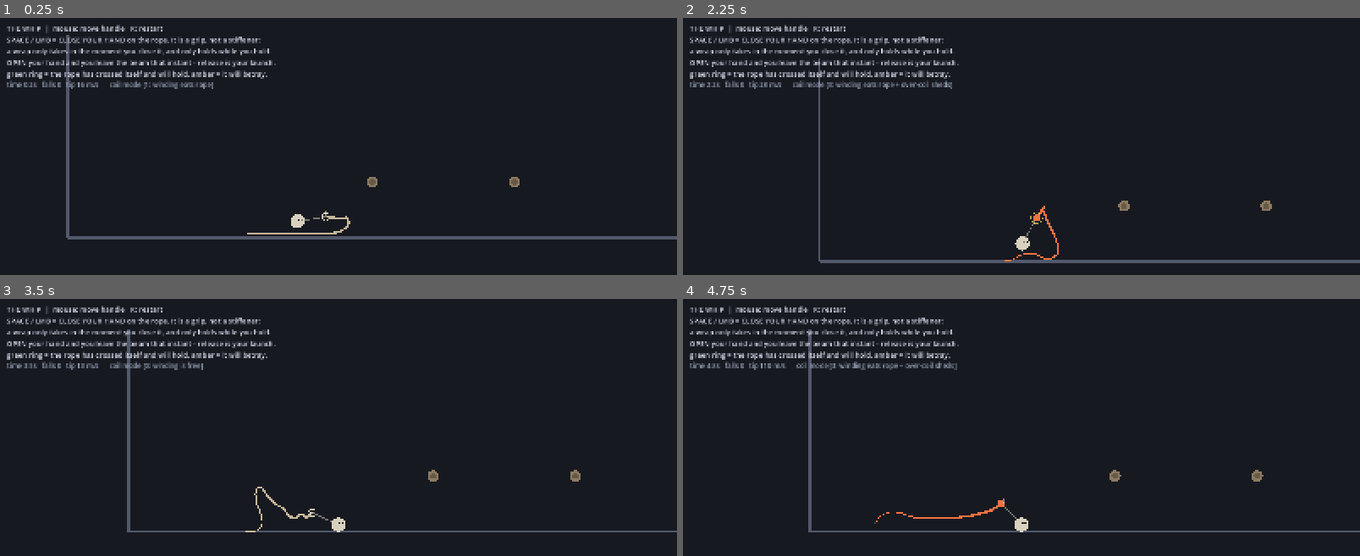
Above: before the commit, frames 1-4 (two rows, left to right).
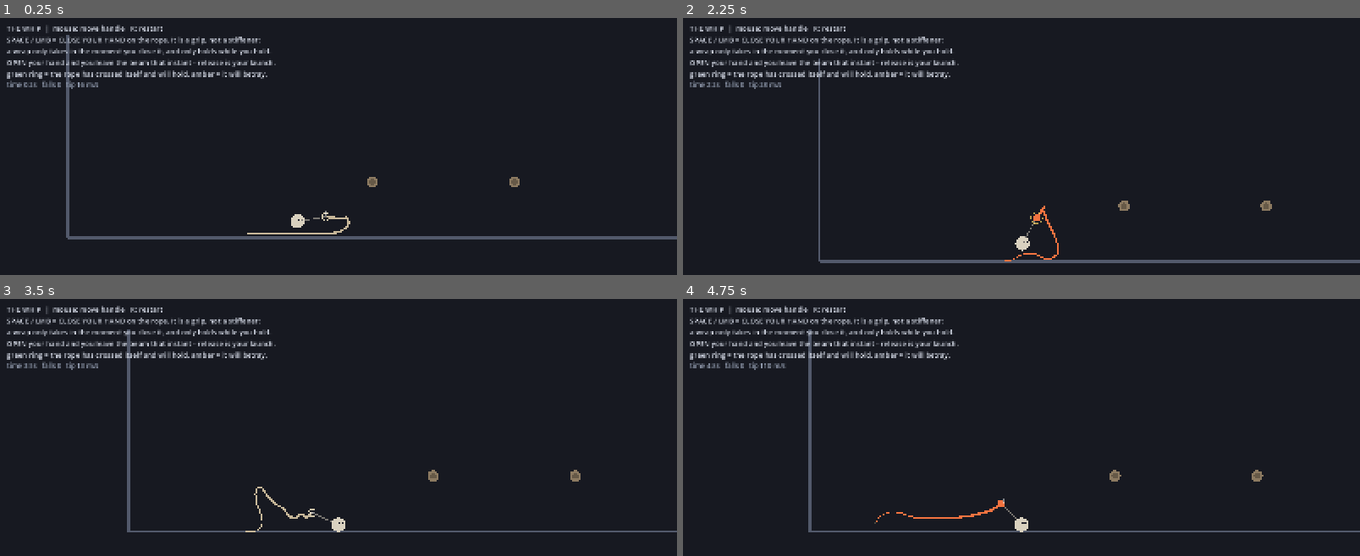
Above: after the commit, the same moments.

Repository: MrPopo32/Whip
Game: Godot game, scene res://main.tscn
Same seed, same stepped clock (60 frames per second), same inputs: the game is played once before the commit and once after it.
Inputs (mouse positions are in pixels of both pictures, inside the frame that each line leads up to):
- Up to frame 1 (0.25 s): no input
- Up to frame 2 (2.25 s): tap Enter at 0.5 s; move the mouse to (1170, 190) at 0.52 s; tap 0 at 0.6 s; click (1170, 190) at 0.67 s; tap Space at 0.77 s; tap 1 at 0.8 s; drag from (886, 226) to (outside the picture) at 1.27 s; move the mouse to (1089, 123) at 2.02 s; tap 3 at 2.1 s; click (1089, 123) at 2.17 s
- Up to frame 3 (3.5 s): tap 0 at 2.3 s; drag from (outside the picture) to (135, 432) at 2.77 s
- Up to frame 4 (4.75 s): move the mouse to (1224, 545) at 3.52 s; tap 1 at 3.6 s; click (1224, 545) at 3.67 s; tap Space at 3.77 s; tap 3 at 3.8 s; drag from (818, 432) to (919, 394) at 4.27 s

The runs differ from the first frame. In frame 1, 0.2% of the frame differs, in the area x 16-32%, y 24-28%; in frame 2, 0.4%, in the area x 16-40%, y 24-28%; in frame 3, 0.2%; in frame 4, 0.4%.

Commit message:
Delete the coil modes: 57 lines that did nothing
The coil economy - winding consumes tether, an over-wound coil sheds under
load, switchable live on keys 0/1/3 - existed to tame a runaway where stirring
the hand spooled the whole whip onto a beam. That runaway was later fixed at
source (the pin re-seat and the payout cadence), and these modes have been
compensating for a problem that no longer exists.

Measured before removing: mode 1, the shipped default, is indistinguishable
from mode 0 on every column - 19/26 coiled either way, 2.14 vs 2.11 m climbed,
+0.42 vs +0.43 m net height, 6.5 m/s peak body speed both. So deleting the
machinery ships exactly what was already being played.

Proof it changed nothing: the 900-tick scripted session still produces state
hash 2762505307938286422, identical to before, body position to nine decimals.
Seven gates pass.

Net 57 lines out, 6 in. It mattered because that code sat in the middle of
_update_locks, which is where the last several bugs hid - the pin teleport, the
theta-noise ratchet, the re-snag. Less state there is less places for the next
one to hide.

Kept: PAYOUT_TICKS and a_paytick, which belong to the partial-wrap betrayal and
are core, not coil economy. I removed them by mistake first and the parse error
caught it.

Diff:
--- a/main.gd
+++ b/main.gd
@@ -118,7 +118,6 @@
 #    wave that lifts segments off contact still frees it, loaded or not.
 var a_pinidx := PackedInt32Array()
 var a_pinpt := PackedVector2Array()
-var a_paytick := PackedInt32Array()   # payout timer for partial-wrap slip
 # wrap classification: measured contact-theta creeps upward as a loaded wrap
 # beds in against the anchor, so partial-vs-locked is decided ONCE from
 # settled geometry shortly after the catch and then FROZEN. It upgrades only
@@ -135,13 +134,11 @@
 # beam later is not part of that pinch and slides normally - without this, every
 # new contact glues on too and the coil accretes until the entire whip, handle
 # included, is spooled onto the beam (measured: 24 of 26 particles).
-var a_lastth := PackedFloat32Array()  # |theta| last tick, to see winding grow
-var a_shed := PackedInt32Array()      # timer for shedding an over-wound coil
+var a_paytick := PackedInt32Array()   # payout timer for a betraying wrap
 var a_prun := PackedInt32Array()      # consecutive ticks this wrap has pinched
 var a_clear := PackedInt32Array()     # consecutive ticks the rope has been off
 var a_wlo := PackedInt32Array()
 var a_whi := PackedInt32Array()
-const PAYOUT_TICKS := 15              # one segment pays through per interval.
                                       # Raised from 8 when the pin re-seat
                                       # landed: re-seating removes the wasted
                                       # teleport, which shortened the visible
@@ -155,6 +152,8 @@
 # cannot bear you, taut bears you and cannot shape. Without it the rope is
 # inextensible in both modes, a wrap holds whether or not you grip, and the
 # grip button is decorative.
+const PAYOUT_TICKS := 15              # ticks between one segment paying
+                                      # through a slipping partial wrap
 const TAIL_MIN := 1                   # tail segments that must remain past the
                                       # pin. A real thrown catch lands its pin
                                       # at material index 19-24, so TAIL_MIN=5
@@ -238,7 +237,6 @@
                                       # not satisfying to throw - with a little
                                       # more life than the original 22:1.
 var ground_mu := 0.30                 # chain/body friction against terrain
-# COIL MODES (debug toggle: press 0 / 1 / 3 in game)
 #  0 - off: winding a beam is free, so stirring the hand spools the whole whip
 #      onto it at no cost. This is what "it just keeps wrapping" feels like.
 #  1 - winding CONSUMES tether: every extra turn eats the rope it wound on, so
@@ -249,17 +247,13 @@
 #  3 - mode 1 PLUS an over-wound coil pays back out under load: excess turns
 #      are unstable when you hang on them, so a coil you wound to climb sheds
 #      itself and drops you. Winding up costs rope; hanging on it gives it back.
-var coil_mode := 1
-const COIL_MIN_TETHER := 1.00         # m: winding can never reel you all the
                                       # way to the beam - it is a drift, not a
                                       # docking mechanism.
-const COIL_RATE := 0.10               # m/s cap on how fast winding may eat
                                       # tether. This has to read as being
                                       # slowly drawn in; anything brisk both
                                       # yanks the body into a thrash and makes
                                       # landing a good whip pointless, because
                                       # stirring would beat throwing.
-const COIL_EXCESS := 1.5              # rad past th_full before a coil sheds
 const PINCH_RAD := 0.10               # m: how close to the beam a self-crossing
                                       # has to be to count as a pinch
 const PINCH_TURN := 0.75              # turns of chain that must lie between the
@@ -277,7 +271,6 @@
 # longer collect beams by accident while hanging on to another one.
 const GRIP_WINDOW := 15               # ticks after closing your hand in which
                                       # a wrap can take (250 ms)
-const COIL_SHED_TICKS := 6            # how fast an over-wound coil pays out
 var pin_min_idx := 3                  # earliest chain index that may hold a wrap
 var anchor_mu := 0.40                 # chain friction on a beam BEFORE a wrap
                                       # engages: how readily a glancing contact
@@ -338,11 +331,9 @@
 		a_theta[k] = 0.0
 		a_half[k] = 0
 		a_pinidx[k] = -1
-		a_paytick[k] = 0
 		a_locked[k] = -1
 		a_armed[k] = 1
-		a_lastth[k] = 0.0
-		a_shed[k] = 0
+		a_paytick[k] = 0
 		a_prun[k] = 0
 		a_clear[k] = 0
 		a_pin0[k] = -1
@@ -442,7 +433,6 @@
 		a_half.append(0)
 		a_pinidx.append(-1)
 		a_pinpt.append(Vector2.ZERO)
-		a_paytick.append(0)
 		a_locked.append(-1)
 		a_armed.append(1)
 		a_pin0.append(-1)
@@ -451,8 +441,7 @@
 		a_minth.append(0.0)
 		a_wlo.append(0)
 		a_whi.append(0)
-		a_lastth.append(0.0)
-		a_shed.append(0)
+		a_paytick.append(0)
 		a_prun.append(0)
 		a_clear.append(0)
 
@@ -508,12 +497,6 @@
 	if event is InputEventKey and event.pressed and not event.echo:
 		if event.keycode == KEY_R:
 			_reset()
-		elif event.keycode == KEY_0:
-			coil_mode = 0
-		elif event.keycode == KEY_1:
-			coil_mode = 1
-		elif event.keycode == KEY_3:
-			coil_mode = 3
 		elif event.keycode == KEY_ESCAPE:
 			get_tree().quit()
 
@@ -530,12 +513,7 @@
 	queue_redraw()
 	if status != null:
 		var secs := run_ticks / 60.0
-		var mode_txt := "0: winding is free"
-		if coil_mode == 1:
-			mode_txt = "1: winding eats rope"
-		elif coil_mode == 3:
-			mode_txt = "3: winding eats rope + over-coil sheds"
-		var line := "time %.1fs   falls %d   tip %.0f m/s      coil mode [%s]" 			% [secs, falls, tip_speed, mode_txt]
+		var line := "time %.1fs   falls %d   tip %.0f m/s" % [secs, falls, tip_speed]
 		if finished:
 			line = "TRAVERSE COMPLETE in %.1fs - press R to run it again" % secs
 		status.text = line
@@ -1161,12 +1139,9 @@
 					* (a_r[k] + p_rad[li])
 				var d := pos[0].distance_to(a_pinpt[k])
 				a_freelen[k] = minf(d, cum_len[li])
-				a_paytick[k] = 0
 				a_locked[k] = -1
 				a_pend[k] = 0
 				a_minth[k] = th
-				a_lastth[k] = th
-				a_shed[k] = 0
 				a_prun[k] = 0
 				# snapshot which chain is in this wrap, as offsets from the pin
 				var wlo := li
@@ -1184,31 +1159,6 @@
 				a_locked[k] = -1
 				a_armed[k] = 1
 				continue
-			# --- coil economy -------------------------------------------
-			if coil_mode > 0 and a_pinidx[k] >= 0:
-				# Consume rope only when the wrap passes its previous HIGH
-				# WATER MARK of winding. Measured theta jitters by more than a
-				# radian tick to tick, and charging every upward wobble (while
-				# never refunding the downward ones) is a ratchet on noise: it
-				# drains the tether to the floor and the constraint yanks the
-				# body into a thrash.
-				var dth := th - a_lastth[k]
-				if dth > 0.0:
-					a_lastth[k] = th
-					var arc := dth * (a_r[k] + p_rad[a_pinidx[k]])
-					arc = minf(arc, COIL_RATE * DT)   # never yank
-					a_freelen[k] = maxf(a_freelen[k] - arc, COIL_MIN_TETHER)
-				if coil_mode == 3 and th > th_full + COIL_EXCESS 						and (not grounded):
-					# an over-wound coil cannot bear your weight: the excess
-					# pays back out, giving the rope back and dropping you
-					a_shed[k] += 1
-					slipping = true
-					if a_shed[k] >= COIL_SHED_TICKS:
-						a_shed[k] = 0
-						_advance_pin(k)
-				else:
-					a_shed[k] = 0
-
 			if not taut:
 				# HAND OPEN = OFF THE BEAM, THIS TICK.
 				# A capstan is a capstan only while something holds the
@@ -1289,7 +1239,6 @@
 				slipping = true
 				a_paytick[k] += 1
 				if a_paytick[k] >= PAYOUT_TICKS:
-					a_paytick[k] = 0
 					_advance_pin(k)
 
 func _advance_pin(k: int) -> void:
